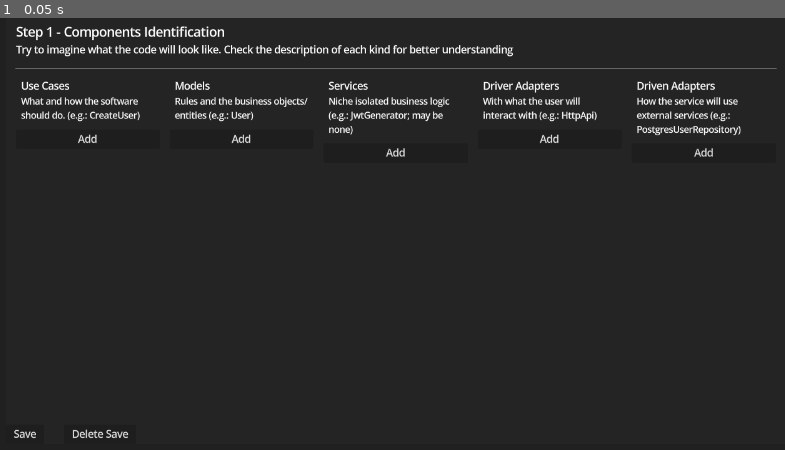
Above: before the commit, frame 1.
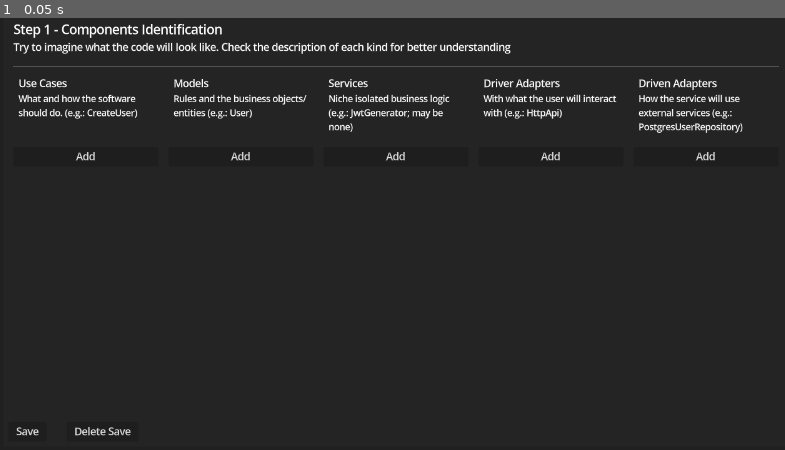
Above: after the commit, the same moment.

Repository: neoRandom/architecture-scaffolding
Game: Godot game, scene res://main.tscn
The game is run twice, just before and just after one commit, with the same random seed, the same clock (stepped at 60 frames per second) and the same inputs.
Inputs:
- Up to frame 1 (0.05 s): no input

The runs differ from the first frame. In frame 1, 5.3% of the frame differs, in the area x 1-100%, y 1-98%.

Commit message:
refactor: fix minor layout issues

Diff:
--- a/components/step_1.tscn
+++ b/components/step_1.tscn
@@ -45,66 +45,124 @@
 size_flags_vertical = 3
 script = ExtResource("1_nphiv")
 
-[node name="VBoxContainer" type="VBoxContainer" parent="." unique_id=1055445014]
+[node name="MarginContainer" type="MarginContainer" parent="." unique_id=853315068]
 layout_mode = 1
 anchors_preset = 15
 anchor_right = 1.0
 anchor_bottom = 1.0
 grow_horizontal = 2
 grow_vertical = 2
+theme_override_constants/margin_left = 8
+theme_override_constants/margin_top = 8
+theme_override_constants/margin_right = 8
+theme_override_constants/margin_bottom = 8
+
+[node name="VBoxContainer" type="VBoxContainer" parent="MarginContainer" unique_id=1055445014]
+layout_mode = 2
 theme_override_constants/separation = 16
 
-[node name="VBoxContainer" type="VBoxContainer" parent="VBoxContainer" unique_id=1286815203]
+[node name="VBoxContainer" type="VBoxContainer" parent="MarginContainer/VBoxContainer" unique_id=1286815203]
 layout_mode = 2
 
-[node name="Label" type="Label" parent="VBoxContainer/VBoxContainer" unique_id=991672272]
+[node name="Label" type="Label" parent="MarginContainer/VBoxContainer/VBoxContainer" unique_id=991672272]
 layout_mode = 2
 theme_override_font_sizes/font_size = 20
 text = "Step 1 - Components Identification"
 
-[node name="Label2" type="Label" parent="VBoxContainer/VBoxContainer" unique_id=813899669]
+[node name="Label2" type="Label" parent="MarginContainer/VBoxContainer/VBoxContainer" unique_id=813899669]
 layout_mode = 2
 text = "Try to imagine what the code will look like. Check the description of each kind for better understanding"
 
-[node name="HSeparator" type="HSeparator" parent="VBoxContainer" unique_id=21515326]
+[node name="HSeparator" type="HSeparator" parent="MarginContainer/VBoxContainer" unique_id=21515326]
 layout_mode = 2
 
-[node name="ScrollContainer" type="ScrollContainer" parent="VBoxContainer" unique_id=1238684934]
+[node name="ScrollContainer" type="ScrollContainer" parent="MarginContainer/VBoxContainer" unique_id=1238684934]
 layout_mode = 2
 size_flags_vertical = 3
 
-[node name="HBoxContainer" type="HBoxContainer" parent="VBoxContainer/ScrollContainer" unique_id=2101666791]
+[node name="HBoxContainer" type="HBoxContainer" parent="MarginContainer/VBoxContainer/ScrollContainer" unique_id=2101666791]
 layout_mode = 2
 size_flags_horizontal = 3
 size_flags_vertical = 3
 theme_override_constants/separation = 16
 
-[node name="UseCases" parent="VBoxContainer/ScrollContainer/HBoxContainer" unique_id=1392042095 instance=ExtResource("1_31jbx")]
+[node name="UseCases" parent="MarginContainer/VBoxContainer/ScrollContainer/HBoxContainer" unique_id=1392042095 instance=ExtResource("1_31jbx")]
 unique_name_in_owner = true
 layout_mode = 2
 size_flags_horizontal = 3
 resource = SubResource("Resource_yeft1")
 
-[node name="Models" parent="VBoxContainer/ScrollContainer/HBoxContainer" unique_id=1348963724 instance=ExtResource("1_31jbx")]
+[node name="VBoxContainer" parent="MarginContainer/VBoxContainer/ScrollContainer/HBoxContainer/UseCases/VBoxContainer/MarginContainer" parent_id_path=PackedInt32Array(1392042095, 875991567) index="0" unique_id=1677026593]
+custom_minimum_size = Vector2(0, 100)
+
+[node name="Title" parent="MarginContainer/VBoxContainer/ScrollContainer/HBoxContainer/UseCases/VBoxContainer/MarginContainer/VBoxContainer" index="0" unique_id=1971107224]
+text = "Use Cases"
+
+[node name="Subtitle" parent="MarginContainer/VBoxContainer/ScrollContainer/HBoxContainer/UseCases/VBoxContainer/MarginContainer/VBoxContainer" index="1" unique_id=974360688]
+text = "What and how the software should do. (e.g.: CreateUser)"
+
+[node name="Models" parent="MarginContainer/VBoxContainer/ScrollContainer/HBoxContainer" unique_id=1348963724 instance=ExtResource("1_31jbx")]
 unique_name_in_owner = true
 layout_mode = 2
 size_flags_horizontal = 3
 resource = SubResource("Resource_pyott")
 
-[node name="Services" parent="VBoxContainer/ScrollContainer/HBoxContainer" unique_id=1163289455 instance=ExtResource("1_31jbx")]
+[node name="VBoxContainer" parent="MarginContainer/VBoxContainer/ScrollContainer/HBoxContainer/Models/VBoxContainer/MarginContainer" parent_id_path=PackedInt32Array(1348963724, 875991567) index="0" unique_id=1677026593]
+custom_minimum_size = Vector2(0, 100)
+
+[node name="Title" parent="MarginContainer/VBoxContainer/ScrollContainer/HBoxContainer/Models/VBoxContainer/MarginContainer/VBoxContainer" index="0" unique_id=1971107224]
+text = "Models"
+
+[node name="Subtitle" parent="MarginContainer/VBoxContainer/ScrollContainer/HBoxContainer/Models/VBoxContainer/MarginContainer/VBoxContainer" index="1" unique_id=974360688]
+text = "Rules and the business objects/entities (e.g.: User)"
+
+[node name="Services" parent="MarginContainer/VBoxContainer/ScrollContainer/HBoxContainer" unique_id=1163289455 instance=ExtResource("1_31jbx")]
 unique_name_in_owner = true
 layout_mode = 2
 size_flags_horizontal = 3
 resource = SubResource("Resource_jvy4d")
 
-[node name="DriverAdapters" parent="VBoxContainer/ScrollContainer/HBoxContainer" unique_id=1369116984 instance=ExtResource("1_31jbx")]
+[node name="VBoxContainer" parent="MarginContainer/VBoxContainer/ScrollContainer/HBoxContainer/Services/VBoxContainer/MarginContainer" parent_id_path=PackedInt32Array(1163289455, 875991567) index="0" unique_id=1677026593]
+custom_minimum_size = Vector2(0, 100)
+
+[node name="Title" parent="MarginContainer/VBoxContainer/ScrollContainer/HBoxContainer/Services/VBoxContainer/MarginContainer/VBoxContainer" index="0" unique_id=1971107224]
+text = "Services"
+
+[node name="Subtitle" parent="MarginContainer/VBoxContainer/ScrollContainer/HBoxContainer/Services/VBoxContainer/MarginContainer/VBoxContainer" index="1" unique_id=974360688]
+text = "Niche isolated business logic (e.g.: JwtGenerator; may be none)"
+
+[node name="DriverAdapters" parent="MarginContainer/VBoxContainer/ScrollContainer/HBoxContainer" unique_id=1369116984 instance=ExtResource("1_31jbx")]
 unique_name_in_owner = true
 layout_mode = 2
 size_flags_horizontal = 3
 resource = SubResource("Resource_e3mf1")
 
-[node name="DrivenAdapters" parent="VBoxContainer/ScrollContainer/HBoxContainer" unique_id=305981638 instance=ExtResource("1_31jbx")]
+[node name="VBoxContainer" parent="MarginContainer/VBoxContainer/ScrollContainer/HBoxContainer/DriverAdapters/VBoxContainer/MarginContainer" parent_id_path=PackedInt32Array(1369116984, 875991567) index="0" unique_id=1677026593]
+custom_minimum_size = Vector2(0, 100)
+
+[node name="Title" parent="MarginContainer/VBoxContainer/ScrollContainer/HBoxContainer/DriverAdapters/VBoxContainer/MarginContainer/VBoxContainer" index="0" unique_id=1971107224]
+text = "Driver Adapters"
+
+[node name="Subtitle" parent="MarginContainer/VBoxContainer/ScrollContainer/HBoxContainer/DriverAdapters/VBoxContainer/MarginContainer/VBoxContainer" index="1" unique_id=974360688]
+text = "With what the user will interact with (e.g.: HttpApi)"
+
+[node name="DrivenAdapters" parent="MarginContainer/VBoxContainer/ScrollContainer/HBoxContainer" unique_id=305981638 instance=ExtResource("1_31jbx")]
 unique_name_in_owner = true
 layout_mode = 2
 size_flags_horizontal = 3
 resource = SubResource("Resource_ynkhd")
+
+[node name="VBoxContainer" parent="MarginContainer/VBoxContainer/ScrollContainer/HBoxContainer/DrivenAdapters/VBoxContainer/MarginContainer" parent_id_path=PackedInt32Array(305981638, 875991567) index="0" unique_id=1677026593]
+custom_minimum_size = Vector2(0, 100)
+
+[node name="Title" parent="MarginContainer/VBoxContainer/ScrollContainer/HBoxContainer/DrivenAdapters/VBoxContainer/MarginContainer/VBoxContainer" index="0" unique_id=1971107224]
+text = "Driven Adapters"
+
+[node name="Subtitle" parent="MarginContainer/VBoxContainer/ScrollContainer/HBoxContainer/DrivenAdapters/VBoxContainer/MarginContainer/VBoxContainer" index="1" unique_id=974360688]
+text = "How the service will use external services (e.g.: PostgresUserRepository)"
+
+[editable path="MarginContainer/VBoxContainer/ScrollContainer/HBoxContainer/UseCases"]
+[editable path="MarginContainer/VBoxContainer/ScrollContainer/HBoxContainer/Models"]
+[editable path="MarginContainer/VBoxContainer/ScrollContainer/HBoxContainer/Services"]
+[editable path="MarginContainer/VBoxContainer/ScrollContainer/HBoxContainer/DriverAdapters"]
+[editable path="MarginContainer/VBoxContainer/ScrollContainer/HBoxContainer/DrivenAdapters"]
--- a/scaffold.tscn
+++ b/scaffold.tscn
@@ -19,10 +19,10 @@
 
 [node name="MarginContainer" type="MarginContainer" parent="." unique_id=1890052159]
 layout_mode = 2
-theme_override_constants/margin_left = 16
-theme_override_constants/margin_top = 16
-theme_override_constants/margin_right = 16
-theme_override_constants/margin_bottom = 16
+theme_override_constants/margin_left = 12
+theme_override_constants/margin_top = 12
+theme_override_constants/margin_right = 12
+theme_override_constants/margin_bottom = 12
 
 [node name="PanelContainer" type="PanelContainer" parent="MarginContainer" unique_id=1247953347]
 layout_mode = 2
@@ -30,17 +30,20 @@
 
 [node name="VBoxContainer" type="VBoxContainer" parent="MarginContainer/PanelContainer" unique_id=200409632]
 layout_mode = 2
+theme_override_constants/separation = 8
 
 [node name="MarginContainer" type="MarginContainer" parent="MarginContainer/PanelContainer/VBoxContainer" unique_id=487964463]
 layout_mode = 2
 size_flags_vertical = 3
-theme_override_constants/margin_left = 16
-theme_override_constants/margin_top = 16
-theme_override_constants/margin_right = 16
-theme_override_constants/margin_bottom = 16
+theme_override_constants/margin_left = 8
+theme_override_constants/margin_top = 8
+theme_override_constants/margin_right = 8
 
 [node name="MarginContainer2" type="MarginContainer" parent="MarginContainer/PanelContainer/VBoxContainer" unique_id=1294847443]
 layout_mode = 2
+theme_override_constants/margin_left = 8
+theme_override_constants/margin_right = 8
+theme_override_constants/margin_bottom = 8
 
 [node name="HBoxContainer" type="HBoxContainer" parent="MarginContainer/PanelContainer/VBoxContainer/MarginContainer2" unique_id=1972312357]
 layout_mode = 2
